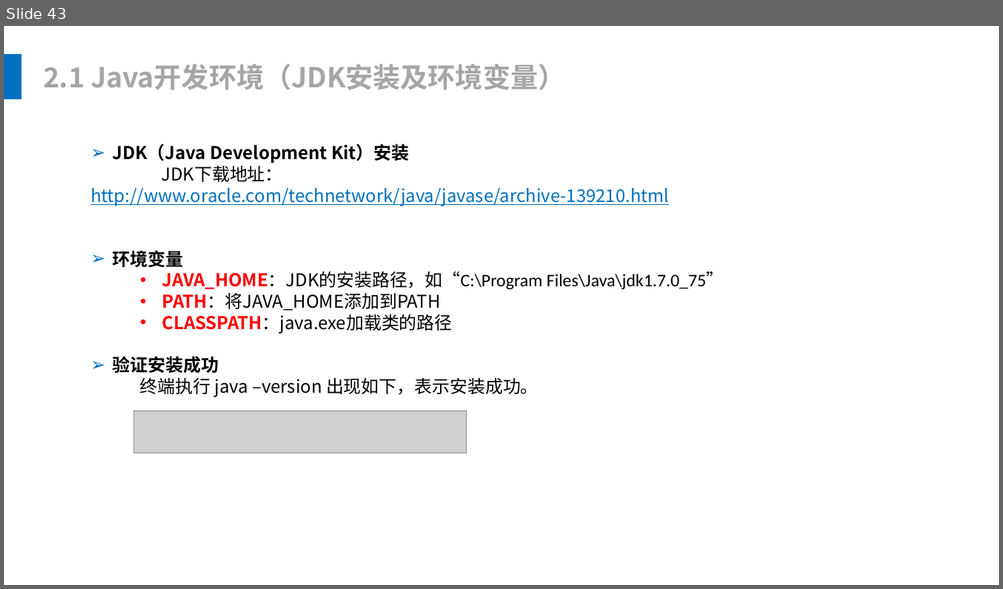
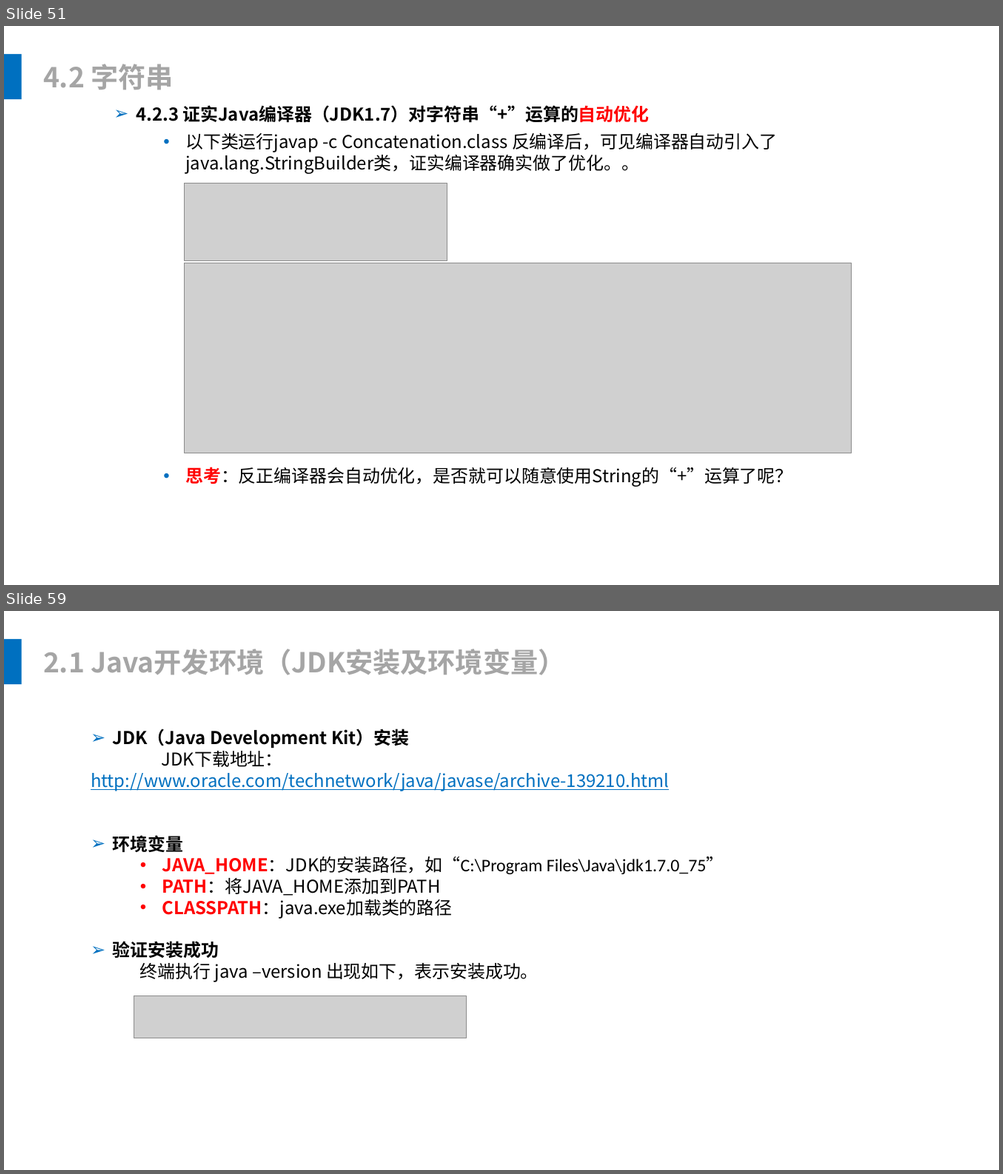
Before and after one commit to leonliu06/JavaTrainning, a slide deck: Java基础培训.pptx. Shown one above the other, each under a label of ours: slide 43 before the commit, slides 51 and 59 after it; the slides between them are not shown. The pictures are 1003x589 and 1003x1174 pixels, drawn with LibreOffice and Linux fonts; fonts in the diff are those of the drawing; grey boxes stand for pictures. Boxes give left, top, right and bottom in pixels: in the first picture for what was removed or moved away, otherwise in the second. Text is boxed around its words. In the diff, an @@ line names an element or a change of style, - is before the commit and + after.

```diff
--- a/Java基础培训.pptx
+++ b/Java基础培训.pptx
@@ slide 51 added at box(4, 26, 999, 585), background #FFFFFF @@
@@ rectangle added at box(4, 54, 22, 99), fill #0070C0 @@
@@ text added at box(43, 64, 173, 90), 28 pt, text #A5A5A5, bold @@
+4.2 字符串
@@ text added at box(136, 105, 649, 123), 18 pt, text #000000, bold @@
+➢ 4.2.3 证实Java编译器（JDK1.7）对字符串“+”运算的自动优化
@@ text added at box(185, 133, 777, 174), 18 pt, text #000000 @@
+  • 以下类运行javap -c Concatenation.class 反编译后，可见编译器自动引入了java.lang.StringBuilder类，证实编译器确实做了优化。。
@@ picture added at box(185, 183, 447, 261) @@
@@ picture added at box(185, 263, 851, 453) @@
@@ text added at box(185, 467, 792, 487), 18 pt, text #000000 @@
+  • 思考：反正编译器会自动优化，是否就可以随意使用String的“+”运算了呢？
@@ what was slide 43 is now slide 59 @@
```
Also in this commit, not shown: 7 slides changed, 18 other slides added, 3 slides removed, 26 other files.
